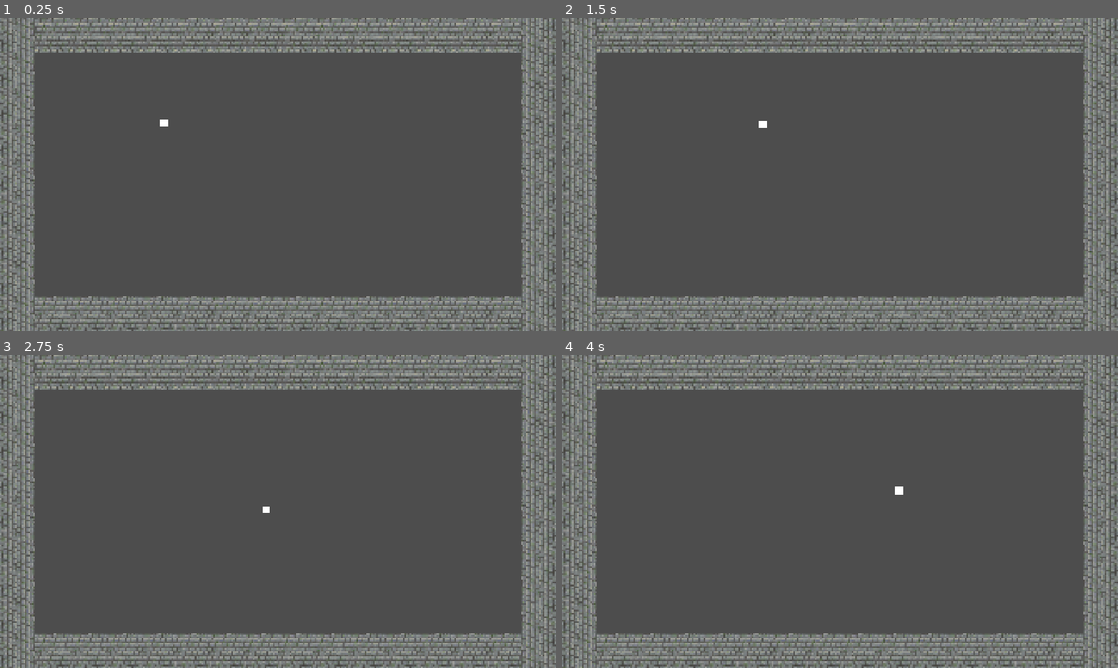
Above: before the commit, frames 1-4 (two rows, left to right).
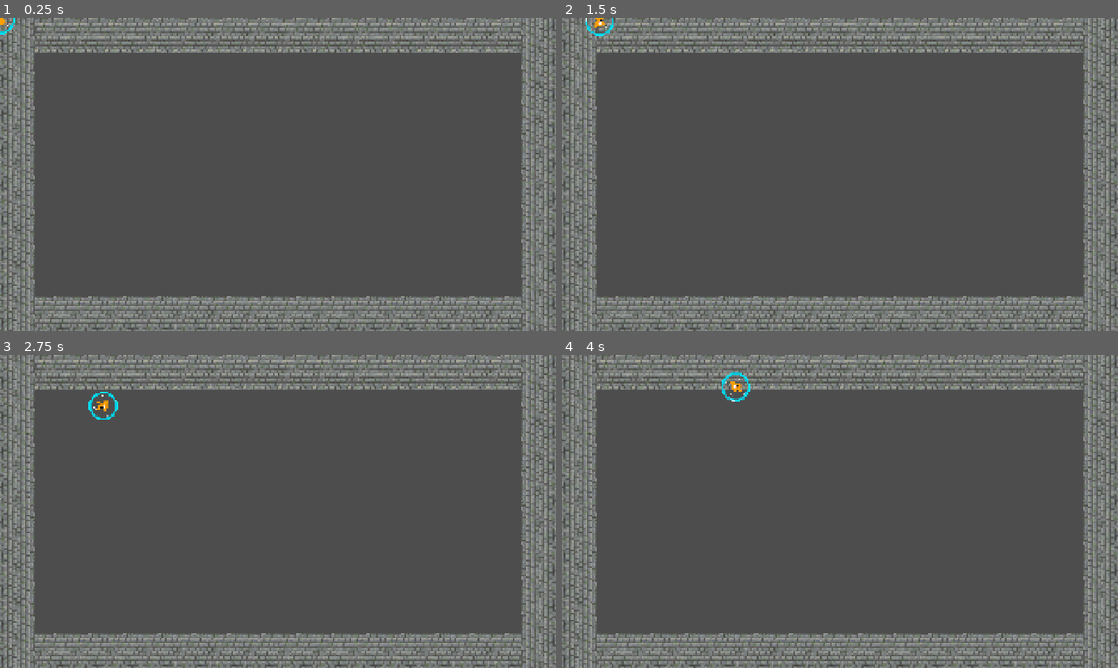
Above: after the commit, the same moments.

Repository: ArrowComputingTech/hamster-revolution
Game: Godot game, scene res://Scenes/main.tscn
Two runs of this game, one before a commit and one after it. Both use one fixed random seed, a clock stepped at 60 frames per second and the inputs below.
Inputs:
- Up to frame 1 (0.25 s): no input
- Up to frame 2 (1.5 s): tap Enter at 0.5 s; hold Right (Right) 0.53-1.28 s; hold Down (Down) from 1.28 s (still down)
- Up to frame 3 (2.75 s): release Down (Down) at 2.03 s; hold Right (Right) from 2.03 s (still down)
- Up to frame 4 (4 s): release Right (Right) at 2.78 s; hold W (Up) 2.78-3.53 s; hold A (Left) from 3.53 s (still down)

The runs differ from the first frame. In frame 1, less than 0.1% of the frame differs, in the area x 0-31%, y 0-35%; in frame 2, 0.1%; in frame 3, 0.2%; in frame 4, 0.2%, in the area x 28-62%, y 5-45%.

Commit message:
added animations to hamster

Diff:
--- a/Scenes/Player.tscn
+++ b/Scenes/Player.tscn
@@ -1,8 +1,257 @@
 [gd_scene format=3 uid="uid://ckt7f87cohttr"]
 
-[ext_resource type="Script" uid="uid://u6twdj1cu58l" path="res://Scripts/player.gd" id="1_rpqav"]
-
-[sub_resource type="CanvasItemMaterial" id="CanvasItemMaterial_qbkls"]
+[ext_resource type="Script" uid="uid://u6twdj1cu58l" path="res://scripts/player.gd" id="1_rpqav"]
+[ext_resource type="Texture2D" uid="uid://x65g6g6uxjcb" path="res://assets/hamster_ball_spritesheet_4x.png" id="3_3li8b"]
+
+[sub_resource type="CircleShape2D" id="CircleShape2D_3iv66"]
+radius = 111.19997
+
+[sub_resource type="AtlasTexture" id="AtlasTexture_mdl7e"]
+atlas = ExtResource("3_3li8b")
+region = Rect2(0, 0, 128, 128)
+
+[sub_resource type="AtlasTexture" id="AtlasTexture_qu4a1"]
+atlas = ExtResource("3_3li8b")
+region = Rect2(128, 0, 128, 128)
+
+[sub_resource type="AtlasTexture" id="AtlasTexture_70d11"]
+atlas = ExtResource("3_3li8b")
+region = Rect2(256, 0, 128, 128)
+
+[sub_resource type="AtlasTexture" id="AtlasTexture_cw2d6"]
+atlas = ExtResource("3_3li8b")
+region = Rect2(384, 0, 128, 128)
+
+[sub_resource type="AtlasTexture" id="AtlasTexture_khinc"]
+atlas = ExtResource("3_3li8b")
+region = Rect2(512, 0, 128, 128)
+
+[sub_resource type="AtlasTexture" id="AtlasTexture_bruh7"]
+atlas = ExtResource("3_3li8b")
+region = Rect2(640, 0, 128, 128)
+
+[sub_resource type="AtlasTexture" id="AtlasTexture_6eyey"]
+atlas = ExtResource("3_3li8b")
+region = Rect2(768, 0, 128, 128)
+
+[sub_resource type="AtlasTexture" id="AtlasTexture_d3wef"]
+atlas = ExtResource("3_3li8b")
+region = Rect2(896, 0, 128, 128)
+
+[sub_resource type="AtlasTexture" id="AtlasTexture_o4126"]
+atlas = ExtResource("3_3li8b")
+region = Rect2(0, 128, 128, 128)
+
+[sub_resource type="AtlasTexture" id="AtlasTexture_lkdrv"]
+atlas = ExtResource("3_3li8b")
+region = Rect2(128, 128, 128, 128)
+
+[sub_resource type="AtlasTexture" id="AtlasTexture_p7iby"]
+atlas = ExtResource("3_3li8b")
+region = Rect2(256, 128, 128, 128)
+
+[sub_resource type="AtlasTexture" id="AtlasTexture_0rnld"]
+atlas = ExtResource("3_3li8b")
+region = Rect2(384, 128, 128, 128)
+
+[sub_resource type="AtlasTexture" id="AtlasTexture_srp4u"]
+atlas = ExtResource("3_3li8b")
+region = Rect2(512, 128, 128, 128)
+
+[sub_resource type="AtlasTexture" id="AtlasTexture_jfpux"]
+atlas = ExtResource("3_3li8b")
+region = Rect2(640, 128, 128, 128)
+
+[sub_resource type="AtlasTexture" id="AtlasTexture_61ith"]
+atlas = ExtResource("3_3li8b")
+region = Rect2(768, 128, 128, 128)
+
+[sub_resource type="AtlasTexture" id="AtlasTexture_ebwui"]
+atlas = ExtResource("3_3li8b")
+region = Rect2(896, 128, 128, 128)
+
+[sub_resource type="AtlasTexture" id="AtlasTexture_sfy4j"]
+atlas = ExtResource("3_3li8b")
+region = Rect2(0, 256, 128, 128)
+
+[sub_resource type="AtlasTexture" id="AtlasTexture_gv3ic"]
+atlas = ExtResource("3_3li8b")
+region = Rect2(128, 256, 128, 128)
+
+[sub_resource type="AtlasTexture" id="AtlasTexture_b8lor"]
+atlas = ExtResource("3_3li8b")
+region = Rect2(256, 256, 128, 128)
+
+[sub_resource type="AtlasTexture" id="AtlasTexture_6e537"]
+atlas = ExtResource("3_3li8b")
+region = Rect2(384, 256, 128, 128)
+
+[sub_resource type="AtlasTexture" id="AtlasTexture_p07f3"]
+atlas = ExtResource("3_3li8b")
+region = Rect2(512, 256, 128, 128)
+
+[sub_resource type="AtlasTexture" id="AtlasTexture_viqgg"]
+atlas = ExtResource("3_3li8b")
+region = Rect2(640, 256, 128, 128)
+
+[sub_resource type="AtlasTexture" id="AtlasTexture_fgkxt"]
+atlas = ExtResource("3_3li8b")
+region = Rect2(768, 256, 128, 128)
+
+[sub_resource type="AtlasTexture" id="AtlasTexture_xsi7p"]
+atlas = ExtResource("3_3li8b")
+region = Rect2(896, 256, 128, 128)
+
+[sub_resource type="AtlasTexture" id="AtlasTexture_1jpwa"]
+atlas = ExtResource("3_3li8b")
+region = Rect2(0, 384, 128, 128)
+
+[sub_resource type="AtlasTexture" id="AtlasTexture_pfeki"]
+atlas = ExtResource("3_3li8b")
+region = Rect2(128, 384, 128, 128)
+
+[sub_resource type="AtlasTexture" id="AtlasTexture_axnmu"]
+atlas = ExtResource("3_3li8b")
+region = Rect2(256, 384, 128, 128)
+
+[sub_resource type="AtlasTexture" id="AtlasTexture_fvsjc"]
+atlas = ExtResource("3_3li8b")
+region = Rect2(384, 384, 128, 128)
+
+[sub_resource type="AtlasTexture" id="AtlasTexture_hxdpb"]
+atlas = ExtResource("3_3li8b")
+region = Rect2(512, 384, 128, 128)
+
+[sub_resource type="AtlasTexture" id="AtlasTexture_agngo"]
+atlas = ExtResource("3_3li8b")
+region = Rect2(640, 384, 128, 128)
+
+[sub_resource type="AtlasTexture" id="AtlasTexture_qrixf"]
+atlas = ExtResource("3_3li8b")
+region = Rect2(768, 384, 128, 128)
+
+[sub_resource type="AtlasTexture" id="AtlasTexture_qmt83"]
+atlas = ExtResource("3_3li8b")
+region = Rect2(896, 384, 128, 128)
+
+[sub_resource type="SpriteFrames" id="SpriteFrames_3iv66"]
+animations = [{
+"frames": [{
+"duration": 1.0,
+"texture": SubResource("AtlasTexture_mdl7e")
+}, {
+"duration": 1.0,
+"texture": SubResource("AtlasTexture_qu4a1")
+}, {
+"duration": 1.0,
+"texture": SubResource("AtlasTexture_70d11")
+}, {
+"duration": 1.0,
+"texture": SubResource("AtlasTexture_cw2d6")
+}, {
+"duration": 1.0,
+"texture": SubResource("AtlasTexture_khinc")
+}, {
+"duration": 1.0,
+"texture": SubResource("AtlasTexture_bruh7")
+}, {
+"duration": 1.0,
+"texture": SubResource("AtlasTexture_6eyey")
+}, {
+"duration": 1.0,
+"texture": SubResource("AtlasTexture_d3wef")
+}],
+"loop": 1,
+"name": &"down",
+"speed": 5.0
+}, {
+"frames": [{
+"duration": 1.0,
+"texture": SubResource("AtlasTexture_o4126")
+}, {
+"duration": 1.0,
+"texture": SubResource("AtlasTexture_lkdrv")
+}, {
+"duration": 1.0,
+"texture": SubResource("AtlasTexture_p7iby")
+}, {
+"duration": 1.0,
+"texture": SubResource("AtlasTexture_0rnld")
+}, {
+"duration": 1.0,
+"texture": SubResource("AtlasTexture_srp4u")
+}, {
+"duration": 1.0,
+"texture": SubResource("AtlasTexture_jfpux")
+}, {
+"duration": 1.0,
+"texture": SubResource("AtlasTexture_61ith")
+}, {
+"duration": 1.0,
+"texture": SubResource("AtlasTexture_ebwui")
+}],
+"loop": 1,
+"name": &"left",
+"speed": 5.0
+}, {
+"frames": [{
+"duration": 1.0,
+"texture": SubResource("AtlasTexture_sfy4j")
+}, {
+"duration": 1.0,
+"texture": SubResource("AtlasTexture_gv3ic")
+}, {
+"duration": 1.0,
+"texture": SubResource("AtlasTexture_b8lor")
+}, {
+"duration": 1.0,
+"texture": SubResource("AtlasTexture_6e537")
+}, {
+"duration": 1.0,
+"texture": SubResource("AtlasTexture_p07f3")
+}, {
+"duration": 1.0,
+"texture": SubResource("AtlasTexture_viqgg")
+}, {
+"duration": 1.0,
+"texture": SubResource("AtlasTexture_fgkxt")
+}, {
+"duration": 1.0,
+"texture": SubResource("AtlasTexture_xsi7p")
+}],
+"loop": 1,
+"name": &"right",
+"speed": 5.0
+}, {
+"frames": [{
+"duration": 1.0,
+"texture": SubResource("AtlasTexture_1jpwa")
+}, {
+"duration": 1.0,
+"texture": SubResource("AtlasTexture_pfeki")
+}, {
+"duration": 1.0,
+"texture": SubResource("AtlasTexture_axnmu")
+}, {
+"duration": 1.0,
+"texture": SubResource("AtlasTexture_fvsjc")
+}, {
+"duration": 1.0,
+"texture": SubResource("AtlasTexture_hxdpb")
+}, {
+"duration": 1.0,
+"texture": SubResource("AtlasTexture_agngo")
+}, {
+"duration": 1.0,
+"texture": SubResource("AtlasTexture_qrixf")
+}, {
+"duration": 1.0,
+"texture": SubResource("AtlasTexture_qmt83")
+}],
+"loop": 1,
+"name": &"up",
+"speed": 5.0
+}]
 
 [node name="Player" type="Node2D" unique_id=373225993]
 
@@ -12,14 +261,13 @@
 acceleration = 300
 friction = 150
 
-[node name="CollisionPolygon2D" type="CollisionPolygon2D" parent="CharacterBody2D" unique_id=392731231]
-light_mask = 3
-visibility_layer = 3
-material = SubResource("CanvasItemMaterial_qbkls")
-position = Vector2(552, 352.18124)
-scale = Vector2(1, 1.139881)
-polygon = PackedVector2Array(26, 21, 0, 21, 0, 0, 0, 0, 0, 0, 0, 0, 0, 0, 26, 0)
-
-[node name="Polygon2D" type="Polygon2D" parent="CharacterBody2D" unique_id=54670976]
-position = Vector2(552, 356)
-polygon = PackedVector2Array(0, -4, 26, -4, 26, 20, 0, 20)
+[node name="CollisionShape2D" type="CollisionShape2D" parent="CharacterBody2D" unique_id=1250620355]
+position = Vector2(2, 5)
+scale = Vector2(0.45, 0.45)
+shape = SubResource("CircleShape2D_3iv66")
+
+[node name="AnimatedSprite2D" type="AnimatedSprite2D" parent="CharacterBody2D/CollisionShape2D" unique_id=1168658883]
+position = Vector2(-4.4444447, -11.111112)
+scale = Vector2(2.2222223, 2.2222223)
+sprite_frames = SubResource("SpriteFrames_3iv66")
+animation = &"up"
--- a/Scenes/hamster_scene.tscn
+++ /dev/null
@@ -1,15 +0,0 @@
-[gd_scene format=3 uid="uid://bodf3psuhdfp5"]
-
-[ext_resource type="Texture2D" uid="uid://d0dq01wt6b4x4" path="res://assets/hamster_1.png" id="1_6jny1"]
-
-[sub_resource type="CircleShape2D" id="CircleShape2D_3iv66"]
-radius = 204.02206
-
-[node name="Hamster" type="CharacterBody2D" unique_id=1510492448]
-
-[node name="Sprite2D" type="Sprite2D" parent="." unique_id=22476507]
-texture = ExtResource("1_6jny1")
-
-[node name="CollisionShape2D" type="CollisionShape2D" parent="." unique_id=503996524]
-position = Vector2(8, 27)
-shape = SubResource("CircleShape2D_3iv66")
--- a/Scripts/player.gd
+++ b/Scripts/player.gd
@@ -12,6 +12,16 @@
 func _physics_process(delta: float) -> void:
 	var direction = Input.get_vector("Left", "Right", "Up", "Down")
 
+	#animation for character
+	if Input.is_action_just_pressed("Left"):
+		$CollisionShape2D/AnimatedSprite2D.play("left")
+	if Input.is_action_just_pressed("Up"):
+		$CollisionShape2D/AnimatedSprite2D.play("up")
+	if Input.is_action_just_pressed("Down"):
+		$CollisionShape2D/AnimatedSprite2D.play("down")
+	if Input.is_action_just_pressed("Right"):
+		$CollisionShape2D/AnimatedSprite2D.play("right")
+
 	if direction != Vector2.ZERO:
 		# Accelerate ball to top speed
 		velocity = velocity.move_toward(direction * speed, acceleration * delta)
Binary file added: assets/Television.png
Not shown, added: assets/Television.png.import
Binary file added: assets/gamecube.png
Not shown, added: assets/gamecube.png.import
Binary file added: assets/lamp.png
Not shown, added: assets/lamp.png.import
